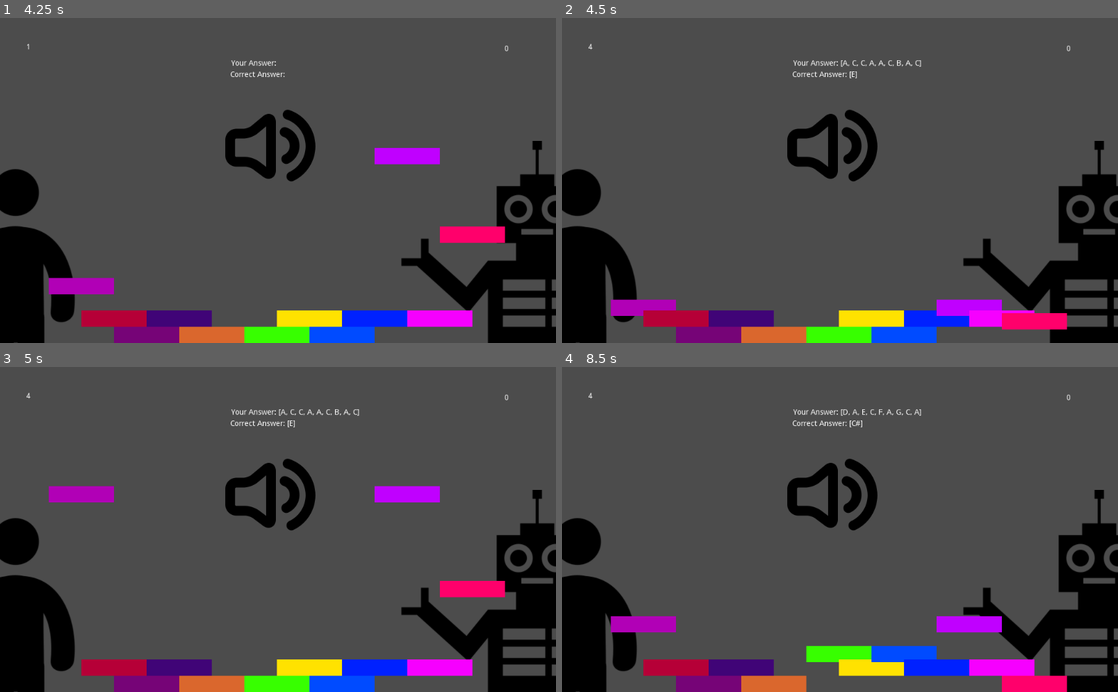
Above: before the commit, frames 1-4 (two rows, left to right).
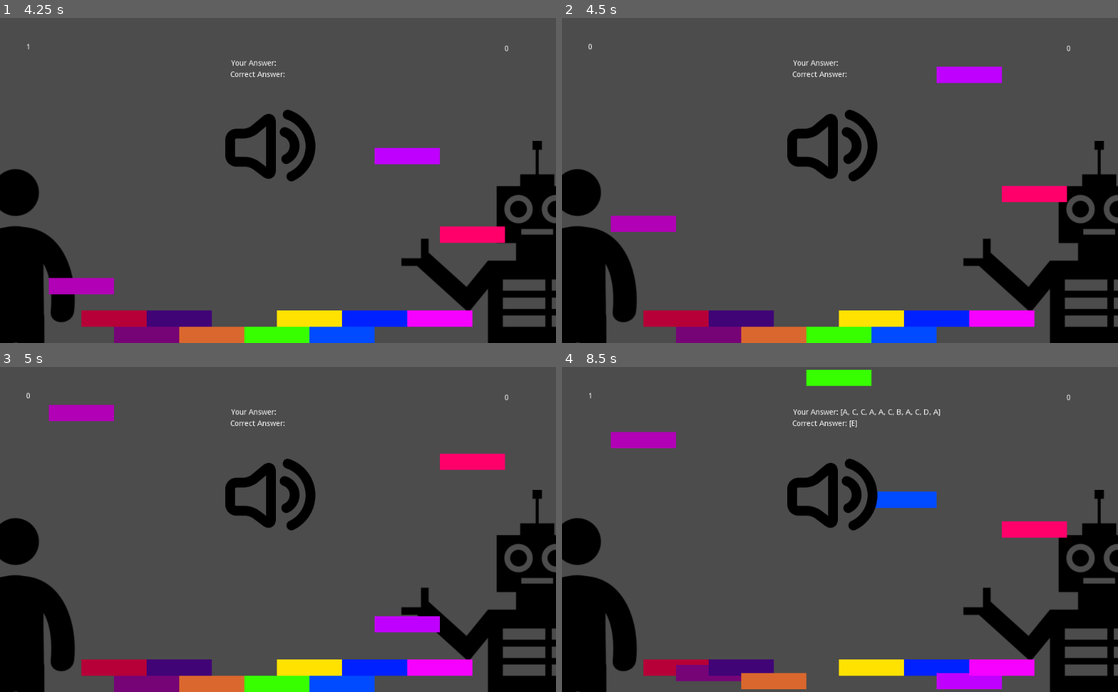
Above: after the commit, the same moments.

Repository: mdechdee/PerfectPitch
Game: Godot game, scene res://StartScene.tscn
Two runs of this game, one before a commit and one after it. Both use one fixed random seed, a clock stepped at 60 frames per second and the inputs below. Sound files missing from this copy of the repository are replaced by a short silence.
Inputs:
- Up to frame 1 (4.25 s): click "Start" at 0.5 s; tap H (A) at 1.35, 2.3, 2.85, 3.8 s; tap A (C) at 1.55, 2.1, 3.05 s; tap J (B) at 3.6 s
- Up to frame 2 (4.5 s): tap A (C) at 4.35 s
- Up to frame 3 (5 s): no input
- Up to frame 4 (8.5 s): tap S (D) at 5.1 s; tap H (A) at 5.3, 6.8, 8.1 s; tap D (E) at 5.85 s; tap A (C) at 6.05, 7.55 s; tap F (F) at 6.6 s; tap G (G) at 7.35 s

Frame 1 is identical in both runs. In frame 2, 3.5% of the frame differs, in the area x 4-91%, y 7-96%; in frame 3, 3.7%; in frame 4, 6.8%, in the area x 4-91%, y 0-100%.

Commit message:
Merge changes

Diff:
--- a/OldMusician/StageManager.gd
+++ b/OldMusician/StageManager.gd
@@ -17,17 +17,6 @@
 	quiz()
 
 func _process(delta):
-	if (timer.get_time_left() < 1.0):
-		if evaluation(answer):
-			$Score.text = str(int($Score.text) + 1)
-		$Label.text = str(0)
-		timer.stop()
-
-		$CorrectAnswer.text = str('Correct Answer: ', quiz)
-		$YourAnswer.text = str('Your Answer: ', answer)
-
-		quiz()
-
 	if (timer.get_time_left() >= 0):
 		$Label.text = str(floor(timer.get_time_left()))
 
